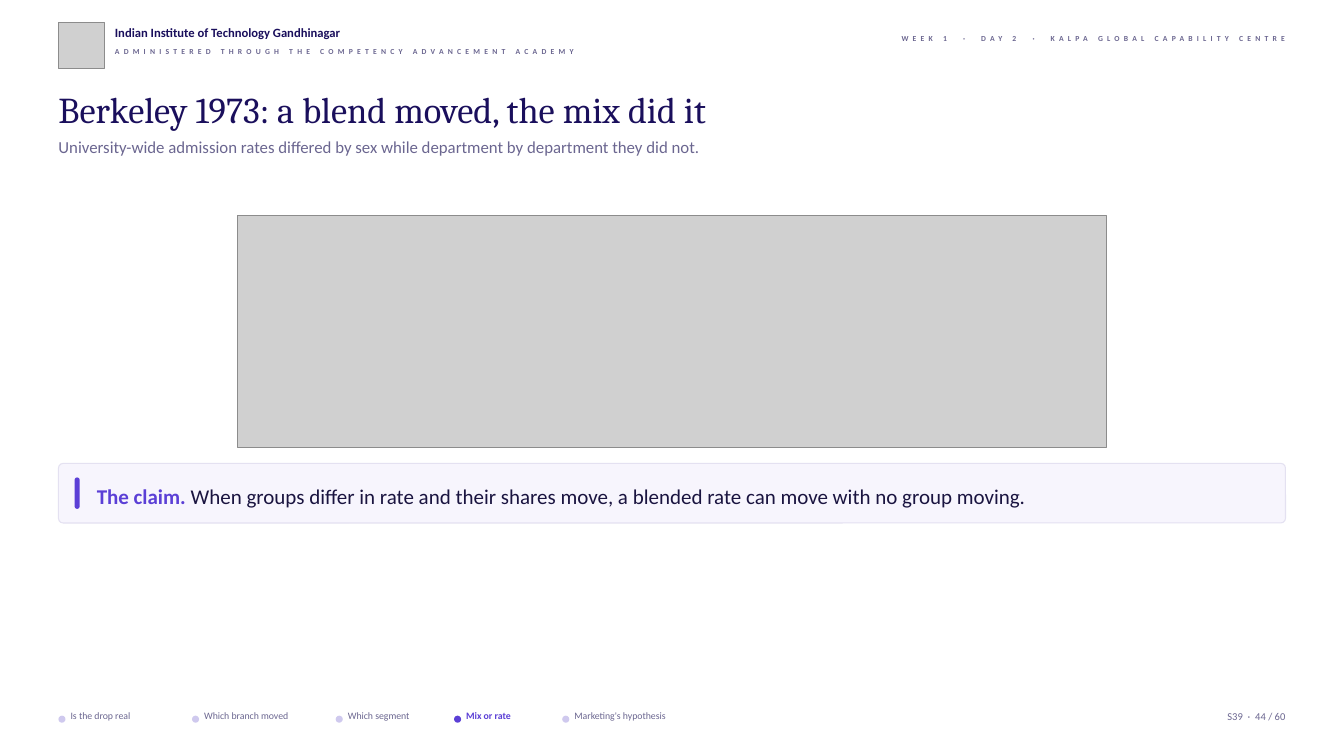
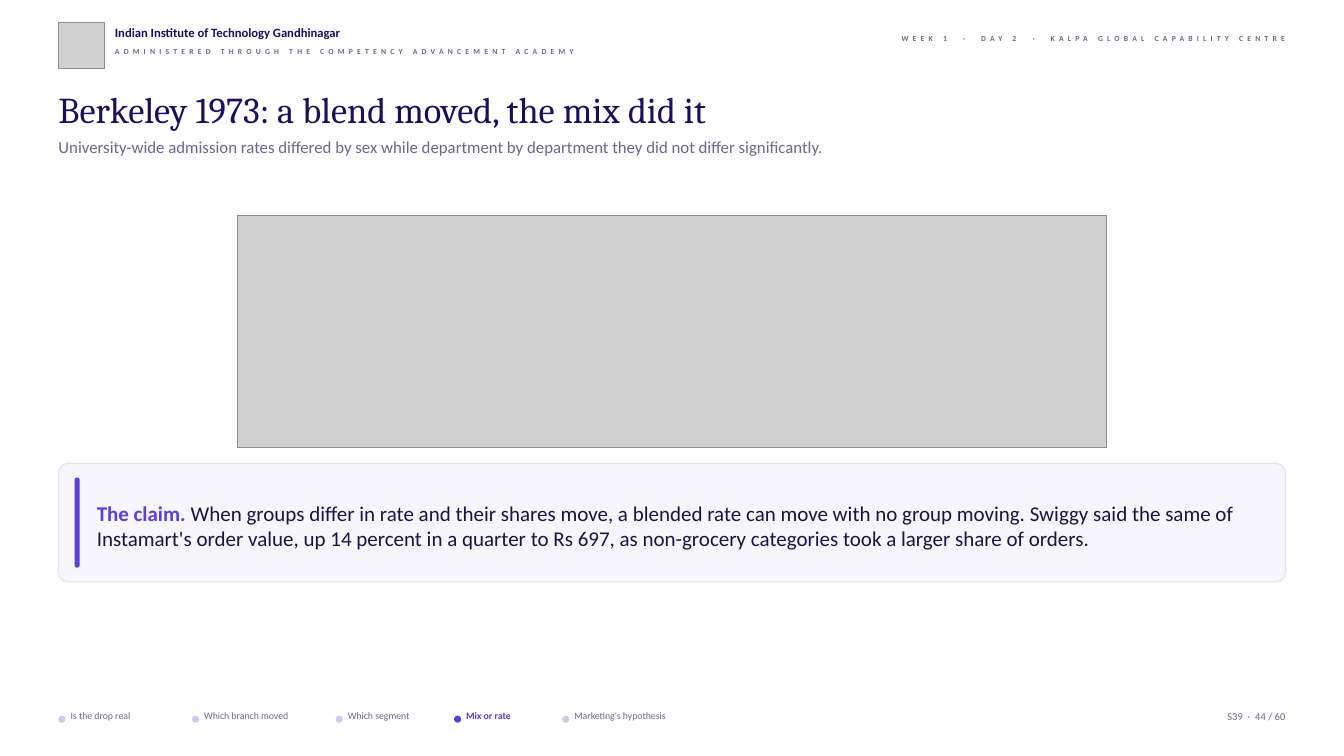
Before and after one commit to fde-academy-lab/c2-content-factory, a slide deck: slide 44 of content/W01/D2/slides/C2_W01_D02_half1_STUDENT.pptx. Drawn at 1344x756 pixels with LibreOffice and Linux fonts; fonts in the diff are those of the drawing; grey boxes stand for pictures; background and template pictures are left out. Boxes give left, top, right and bottom in pixels: in the first picture for what was removed or moved away, otherwise in the second. Text is boxed around its words. In the diff, an @@ line names an element or a change of style, - is before the commit and + after.

```diff
--- a/content/W01/D2/slides/C2_W01_D02_half1_STUDENT.pptx
+++ b/content/W01/D2/slides/C2_W01_D02_half1_STUDENT.pptx
@@ text at bbox=[58, 141, 823, 156]: text changed @@
-University-wide admission rates differed by sex while department by department they did not.
+University-wide admission rates differed by sex while department by department they did not differ significantly.
@@ rounded rectangle: place and size @@
-rounded rectangle at bbox=[58, 464, 1286, 523]
+rounded rectangle at bbox=[58, 464, 1286, 583]
@@ rounded rectangle: place and size @@
-rounded rectangle at bbox=[75, 478, 80, 509]
+rounded rectangle at bbox=[75, 478, 80, 569]
@@ text at bbox=[97, 506, 1232, 550]: text changed @@
-The claim. When groups differ in rate and their shares move, a blended rate can move with no group moving.
+The claim. When groups differ in rate and their shares move, a blended rate can move with no group moving. Swiggy said the same of Instamart's order value, up 14 percent in a quarter to Rs 697, as non-grocery categories took a larger share of orders.
```
Also in this commit, not shown: 2 other slides changed, 35 other files.
